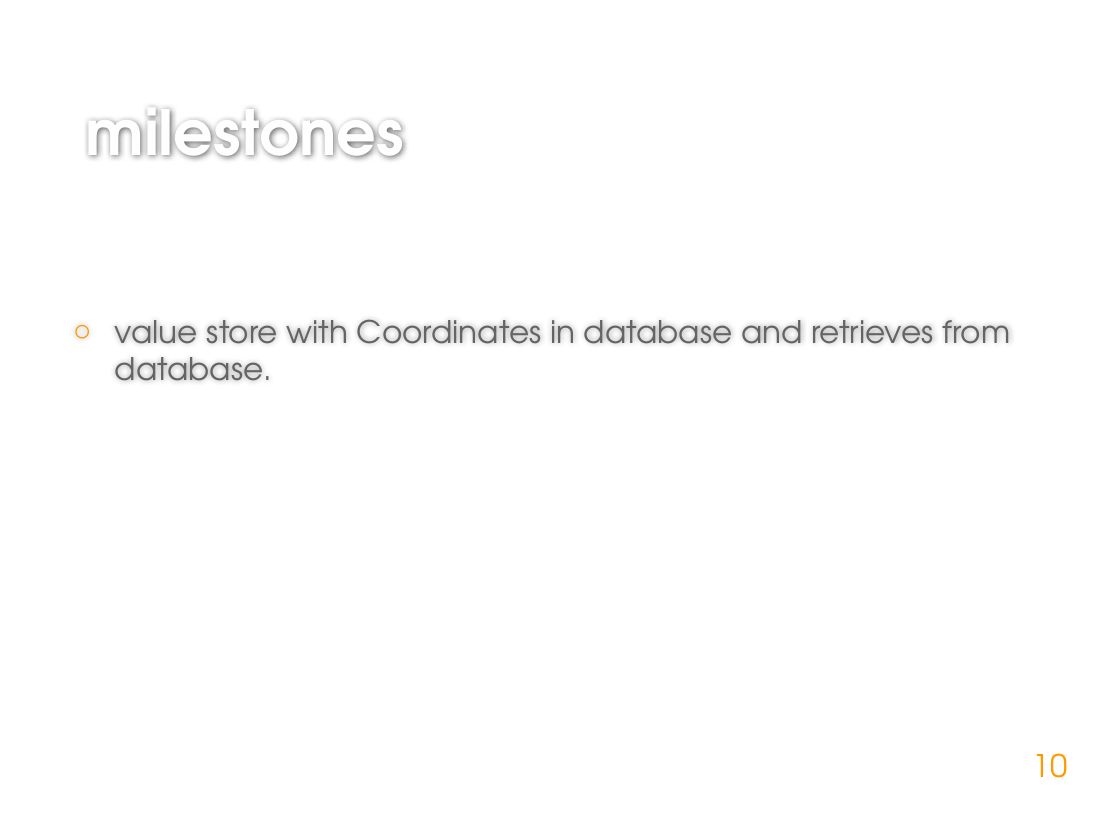
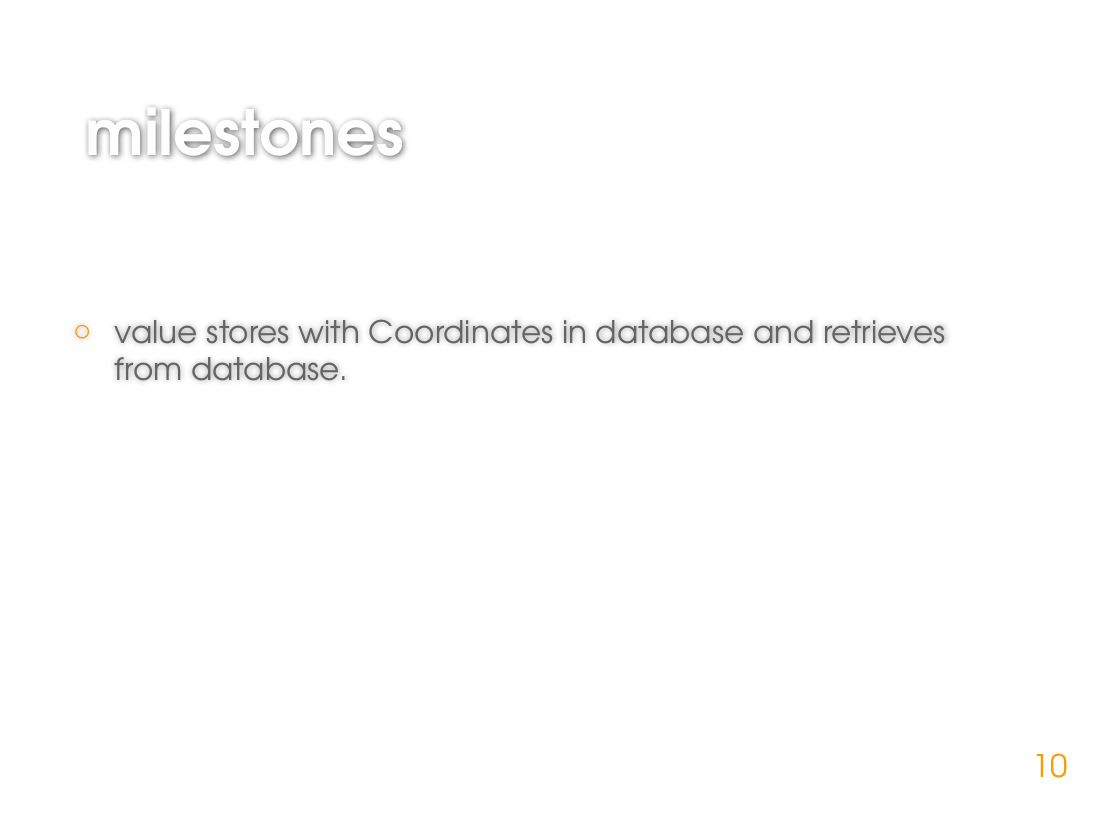
Before and after one commit to LMZ-GIS-Project/Presentations_Reports, a slide deck: slide 10 of presentation_1.pptx. Drawn at 1120x840 pixels with LibreOffice and Linux fonts; fonts in the diff are those of the drawing; background and template pictures are left out. Boxes give left, top, right and bottom in pixels: in the first picture for what was removed or moved away, otherwise in the second. Text is boxed around its words. In the diff, an @@ line names an element or a change of style, - is before the commit and + after.

```diff
--- a/presentation_1.pptx
+++ b/presentation_1.pptx
@@ text at (115, 319, 945, 381): text changed @@
-  ○ value store with Coordinates in database and retrieves from database.
+  ○ value stores with Coordinates in database and retrieves from database.
```
Also in this commit, not shown: 3 other slides changed.
